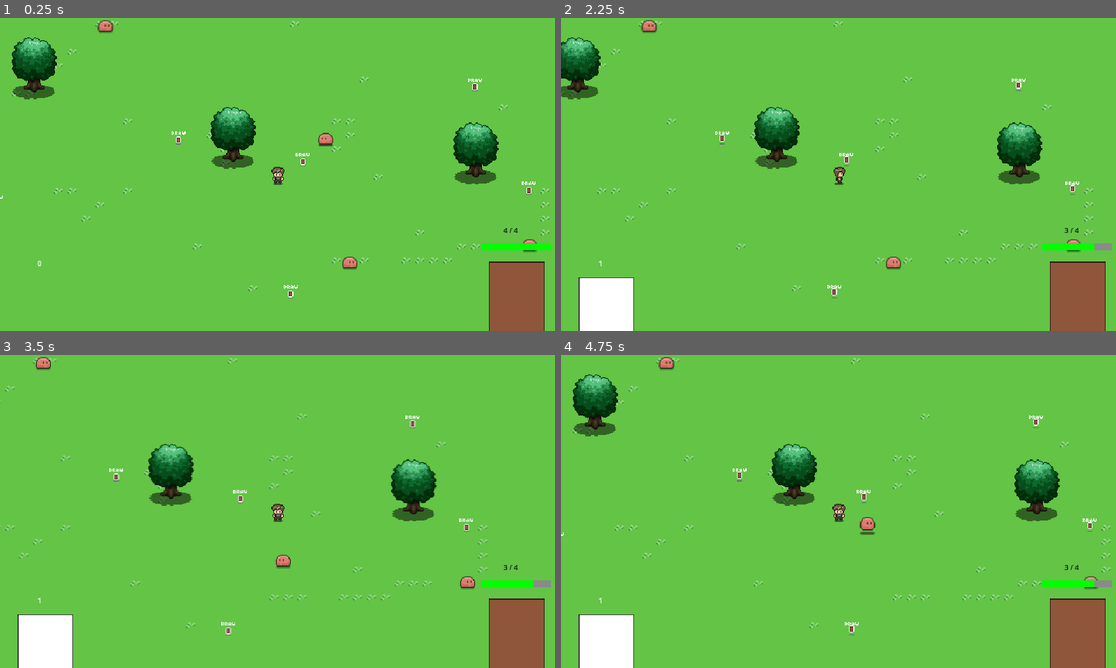
Above: before the commit, frames 1-4 (two rows, left to right).
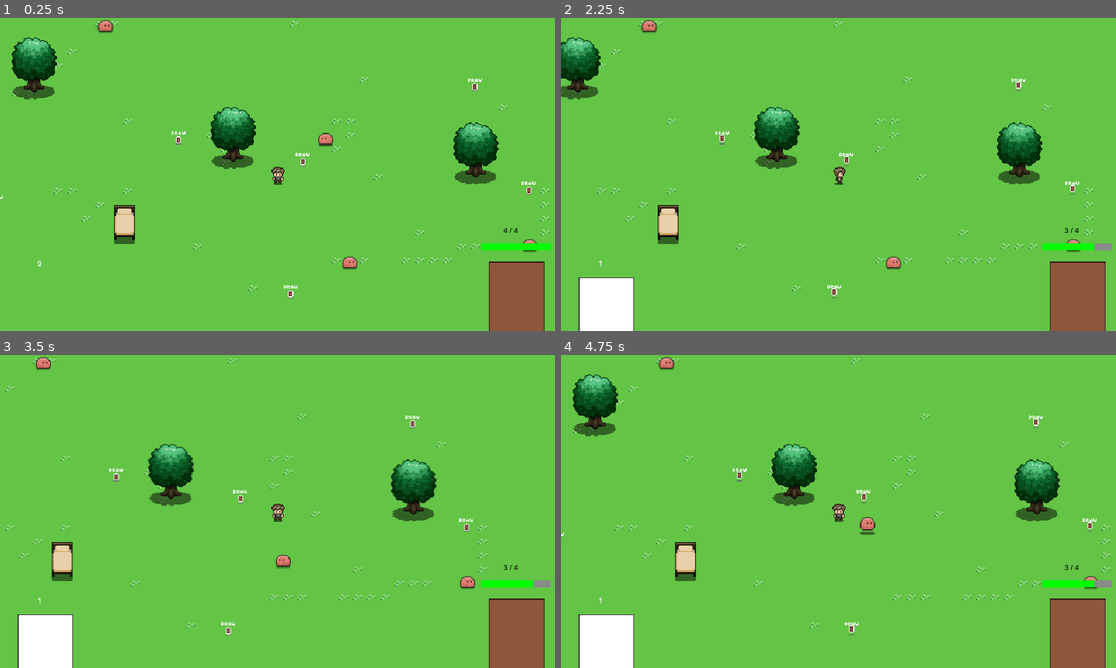
Above: after the commit, the same moments.

Repository: HaywardMorihara/2023-action-card-game-prototype
Game: Godot game, scene res://main.tscn
Same seed, same stepped clock (60 frames per second), same inputs: the game is played once before the commit and once after it.
Inputs (mouse positions are in pixels of both pictures, inside the frame that each line leads up to):
- Up to frame 1 (0.25 s): no input
- Up to frame 2 (2.25 s): drag from (1077, 302) to (738, 136) at 0.52 s; drag from (727, 190) to (866, 158) at 1.27 s; tap Enter at 2 s; move the mouse to (894, 105) at 2.02 s; press the mouse at (894, 105) at 2.03 s; hold D (move_right) from 2.03 s (still down)
- Up to frame 3 (3.5 s): release D (move_right) at 2.75 s; release the mouse at (333, 442) at 2.75 s; drag from (249, 574) to (238, 495) at 2.77 s
- Up to frame 4 (4.75 s): move the mouse to (1005, 558) at 3.52 s; press the mouse at (1005, 558) at 3.53 s; hold Left (move_left) 3.53-4.25 s; release the mouse at (1005, 558) at 4.25 s; drag from (672, 464) to (849, 627) at 4.27 s

The runs differ from the first frame. In frame 1, 0.5% of the frame differs, in the area x 20-25%, y 59-73%; in frame 2, 0.5%; in frame 3, 0.5%, in the area x 9-14%, y 59-73%; in frame 4, 0.5%.

Commit message:
Healing Station

Diff:
--- a/action_card_game_library/DiscardPile.gd
+++ b/action_card_game_library/DiscardPile.gd
@@ -8,3 +8,10 @@
 func add(cardId : ActionCardGameGlobal.CardId):
 	visible = true
 	contents.push_front(cardId)
+
+
+func remove_all() -> Array[ActionCardGameGlobal.CardId]:
+	var to_be_returned = contents
+	contents = []
+	visible = false
+	return to_be_returned
--- a/action_card_game_library/Hand.gd
+++ b/action_card_game_library/Hand.gd
@@ -28,6 +28,15 @@
 		var new_pos = cards_in_hand[i].position
 		new_pos.x = - (hand_width / 2) + (hand_width / (num_cards_in_hand + 1)) * (i + 1)
 		cards_in_hand[i].set_initial_position(new_pos)
+
+
+func remove_all() -> Array[ActionCardGameGlobal.CardId]:
+	var cards_from_hand : Array[ActionCardGameGlobal.CardId] = []
+	for card in get_tree().get_nodes_in_group("cards_in_hand"):
+		cards_from_hand.push_front(card.id)
+		card.remove_from_group("cards_in_hand")
+		card.queue_free()
+	return cards_from_hand
 
 
 func _ready():
--- a/main.tscn
+++ b/main.tscn
@@ -10,6 +10,7 @@
 [ext_resource type="Script" path="res://world/pickups/Pickups.gd" id="5_wdb57"]
 [ext_resource type="Script" path="res://ui/CardUI.gd" id="6_a6k1l"]
 [ext_resource type="PackedScene" uid="uid://cljxfwb82pig6" path="res://npcs/enemies/Blob.tscn" id="6_ej6qh"]
+[ext_resource type="PackedScene" uid="uid://4od71sgu03p7" path="res://world/HealingStation.tscn" id="8_tr8lk"]
 [ext_resource type="Script" path="res://ui/HealthUI.gd" id="10_2nmwd"]
 [ext_resource type="PackedScene" uid="uid://dexohf5ajlghx" path="res://action_card_game_library/DiscardPile.tscn" id="11_ko1bt"]
 
@@ -402,6 +403,9 @@
 [node name="Blob4" parent="CardEffectHandler/World/Enemies" groups=["Enemies"] instance=ExtResource("6_ej6qh")]
 position = Vector2(95, 6)
 
+[node name="HealingStation" parent="CardEffectHandler/World" instance=ExtResource("8_tr8lk")]
+position = Vector2(117, 237)
+
 [node name="CardUI" type="CanvasLayer" parent="CardEffectHandler"]
 process_mode = 3
 scale = Vector2(0.5, 0.5)
@@ -455,11 +459,44 @@
 offset_right = 126.0
 offset_bottom = 575.0
 
+[node name="Popup" type="Popup" parent="CardEffectHandler/CardUI"]
+position = Vector2i(150, 100)
+size = Vector2i(300, 200)
+
+[node name="VBoxContainer" type="VBoxContainer" parent="CardEffectHandler/CardUI/Popup"]
+offset_right = 40.0
+offset_bottom = 40.0
+alignment = 1
+
+[node name="Label" type="Label" parent="CardEffectHandler/CardUI/Popup/VBoxContainer"]
+layout_mode = 2
+size_flags_horizontal = 4
+text = "Would you like to heal?
+
+All cards from your hand and
+discard pile will be suffled back
+into your deck and you will draw
+5 new cards."
+horizontal_alignment = 1
+
+[node name="YesHealButton" type="Button" parent="CardEffectHandler/CardUI/Popup/VBoxContainer"]
+layout_mode = 2
+size_flags_horizontal = 4
+text = "Yes"
+
+[node name="NoHealButton" type="Button" parent="CardEffectHandler/CardUI/Popup/VBoxContainer"]
+layout_mode = 2
+size_flags_horizontal = 4
+text = "No"
+
 [connection signal="player_damage" from="CardEffectHandler/World/Player" to="CardEffectHandler" method="_on_player_player_damage"]
 [connection signal="player_draw_card" from="CardEffectHandler/World/Player" to="CardEffectHandler" method="_on_player_player_draw_card"]
+[connection signal="healing_station_entered_by_player" from="CardEffectHandler/World/HealingStation" to="CardEffectHandler/CardUI" method="_on_healing_station_healing_station_entered_by_player"]
 [connection signal="card_drawn" from="CardEffectHandler/CardUI/Deck" to="CardEffectHandler/CardUI/Hand" method="_on_deck_card_drawn"]
 [connection signal="deck_discard" from="CardEffectHandler/CardUI/Deck" to="CardEffectHandler/CardUI" method="_on_deck_deck_discard"]
 [connection signal="input_event" from="CardEffectHandler/CardUI/Deck" to="CardEffectHandler/CardUI/Deck" method="_on_input_event"]
 [connection signal="card_played" from="CardEffectHandler/CardUI/Hand" to="CardEffectHandler" method="_on_hand_card_played"]
 [connection signal="card_played" from="CardEffectHandler/CardUI/Hand" to="CardEffectHandler/CardUI" method="_on_hand_card_played"]
 [connection signal="hand_is_up_toggled" from="CardEffectHandler/CardUI/Hand" to="CardEffectHandler" method="_on_hand_hand_is_up_toggled"]
+[connection signal="pressed" from="CardEffectHandler/CardUI/Popup/VBoxContainer/YesHealButton" to="CardEffectHandler/CardUI" method="_on_yes_heal_button_pressed"]
+[connection signal="pressed" from="CardEffectHandler/CardUI/Popup/VBoxContainer/NoHealButton" to="CardEffectHandler/CardUI" method="_on_no_heal_button_pressed"]
--- a/ui/CardUI.gd
+++ b/ui/CardUI.gd
@@ -28,3 +28,30 @@
 func _on_hand_card_played(card, position):
 	DiscardPile.add(card.id)
 	HealthUI.update_current(Deck.current_contents.size(), DiscardPile.contents.size())
+
+
+func _on_healing_station_healing_station_entered_by_player():
+	$Popup.show()
+	get_tree().paused = true
+
+
+func _on_yes_heal_button_pressed():
+	var cards_from_discard_pile = DiscardPile.remove_all()
+	for cardId in cards_from_discard_pile:
+		Deck.add_card_to_front_of_deck(cardId)
+	Deck.shuffle()
+	var cards_from_hand = Hand.remove_all()
+	for cardId in cards_from_hand:
+		Deck.add_card_to_front_of_deck(cardId)
+	for n in 5:
+		if Deck.current_contents.size() <= 1:
+			break
+		Deck.draw_next_card()
+	HealthUI.update_current(Deck.current_contents.size(), DiscardPile.contents.size())
+	$Popup.hide()
+	get_tree().paused = false
+
+
+func _on_no_heal_button_pressed():
+	$Popup.hide()
+	get_tree().paused = false
--- /dev/null
+++ b/world/HealingStation.gd
@@ -0,0 +1,7 @@
+extends StaticBody2D
+
+signal healing_station_entered_by_player
+
+func _on_area_2d_body_entered(body):
+	if body.is_in_group("Player"):
+		healing_station_entered_by_player.emit()
--- /dev/null
+++ b/world/HealingStation.tscn
@@ -0,0 +1,25 @@
+[gd_scene load_steps=5 format=3 uid="uid://4od71sgu03p7"]
+
+[ext_resource type="Texture2D" uid="uid://djkcosjkvbfp4" path="res://assets/peaceful_pixels_chapter00/assets_and_tiles/bed_vertical.png" id="1_jsuns"]
+[ext_resource type="Script" path="res://world/HealingStation.gd" id="1_s2yvu"]
+
+[sub_resource type="RectangleShape2D" id="RectangleShape2D_wqcc6"]
+
+[sub_resource type="RectangleShape2D" id="RectangleShape2D_0ggxt"]
+size = Vector2(48, 64)
+
+[node name="HealingStation" type="StaticBody2D"]
+script = ExtResource("1_s2yvu")
+
+[node name="Sprite2D" type="Sprite2D" parent="."]
+texture = ExtResource("1_jsuns")
+
+[node name="CollisionShape2D" type="CollisionShape2D" parent="."]
+shape = SubResource("RectangleShape2D_wqcc6")
+
+[node name="Area2D" type="Area2D" parent="."]
+
+[node name="CollisionShape2D" type="CollisionShape2D" parent="Area2D"]
+shape = SubResource("RectangleShape2D_0ggxt")
+
+[connection signal="body_entered" from="Area2D" to="." method="_on_area_2d_body_entered"]
Binary file added: assets/peaceful_pixels_chapter00/assets_and_tiles/bed_vertical.aseprite
Binary file added: assets/peaceful_pixels_chapter00/assets_and_tiles/bed_vertical.png
Not shown, added: assets/peaceful_pixels_chapter00/assets_and_tiles/bed_vertical.png.import
Not shown: 1 places in main.tscn that only renumber resources
